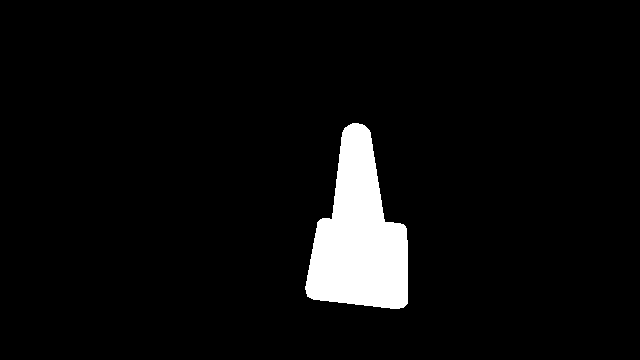
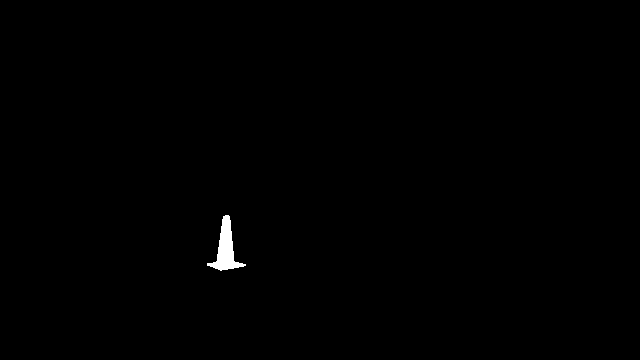
Before/after of a 640 x 360 layered artwork. What changed in the layer stack:
painted on "mask" over bbox(207, 123, 408, 309)
painted on "cone14.img.png" over bbox(207, 123, 408, 309)
